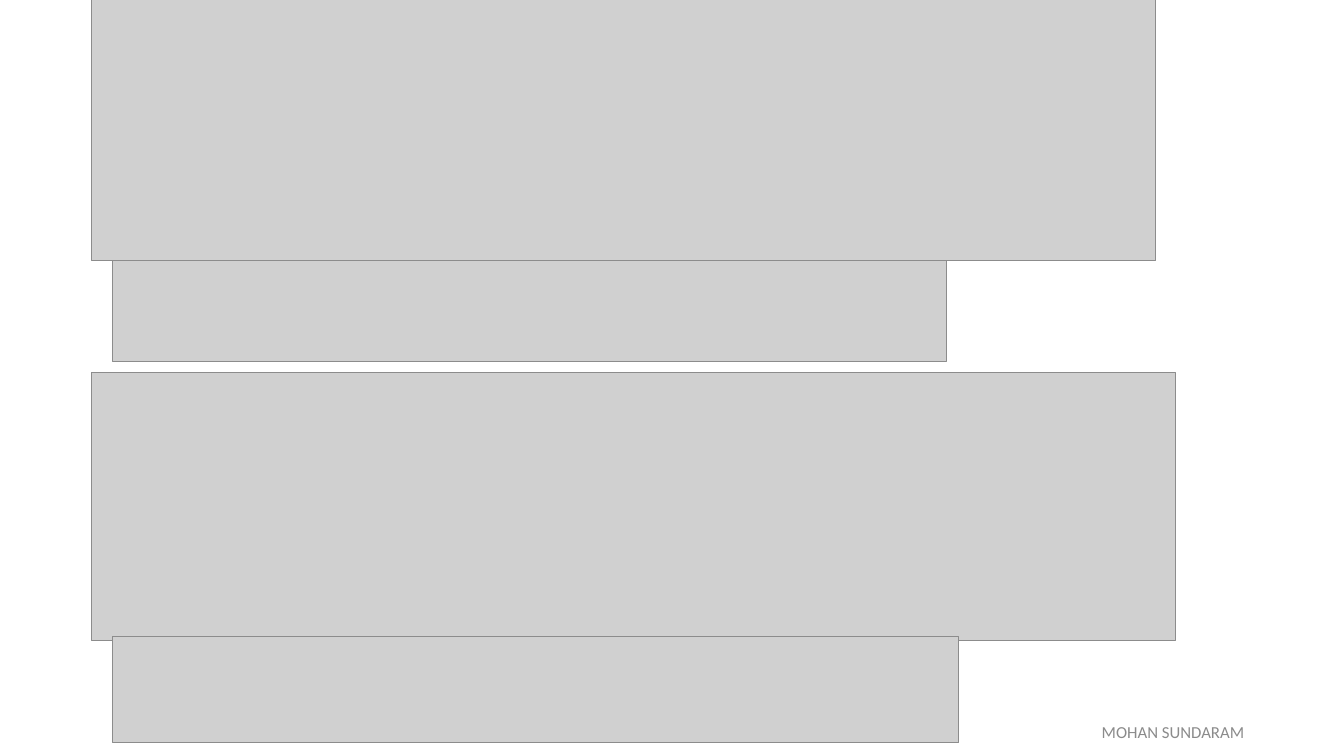
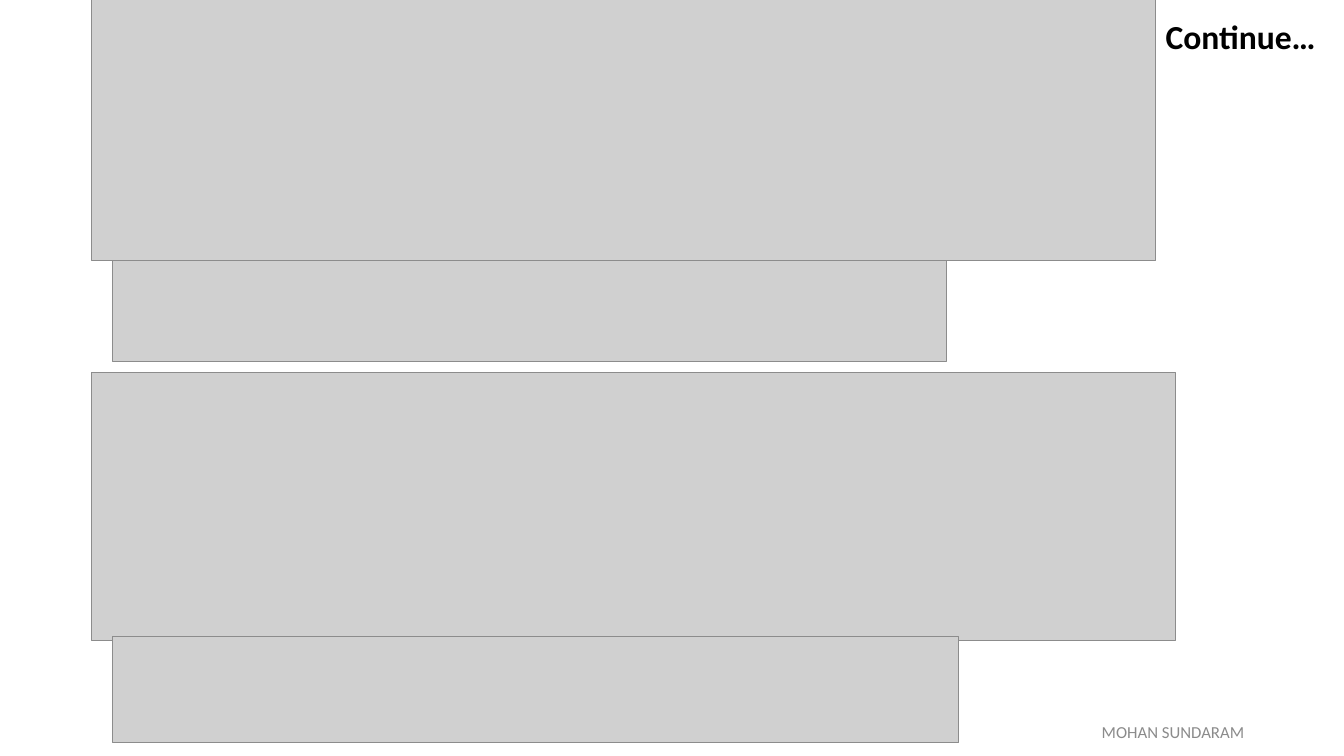
Before and after one commit to mohan4295work/Doc, a slide deck: slide 10 of Mutual Fund.pptx (slide 8 before the commit). Drawn at 1344x756 pixels with LibreOffice and Linux fonts; fonts in the diff are those of the drawing; grey boxes stand for pictures. Boxes give left, top, right and bottom in pixels: in the first picture for what was removed or moved away, otherwise in the second. Text is boxed around its words. In the diff, an @@ line names an element or a change of style, - is before the commit and + after.

```diff
--- a/Mutual Fund.pptx
+++ b/Mutual Fund.pptx
@@ text added at box(1166, 25, 1316, 50), 24 pt, text #000000, bold @@
+Continue…
```
Also in this commit, not shown: 7 other slides changed, 2 slides added.
